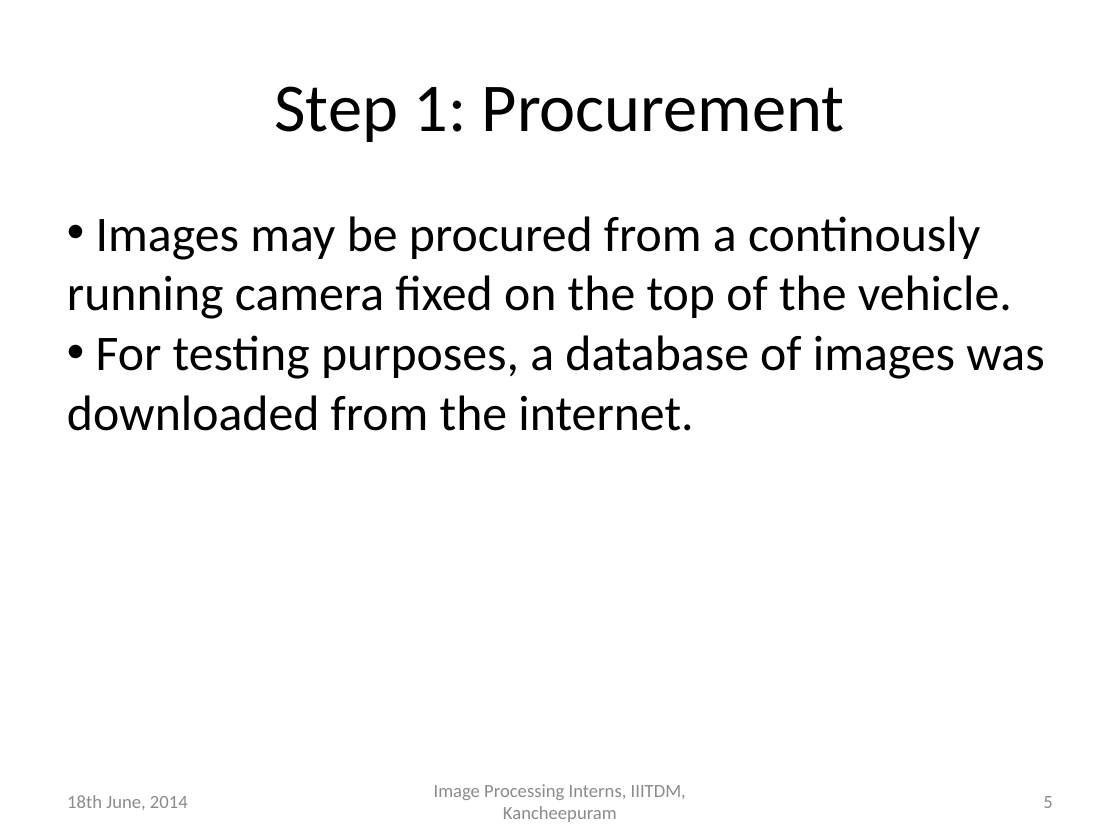
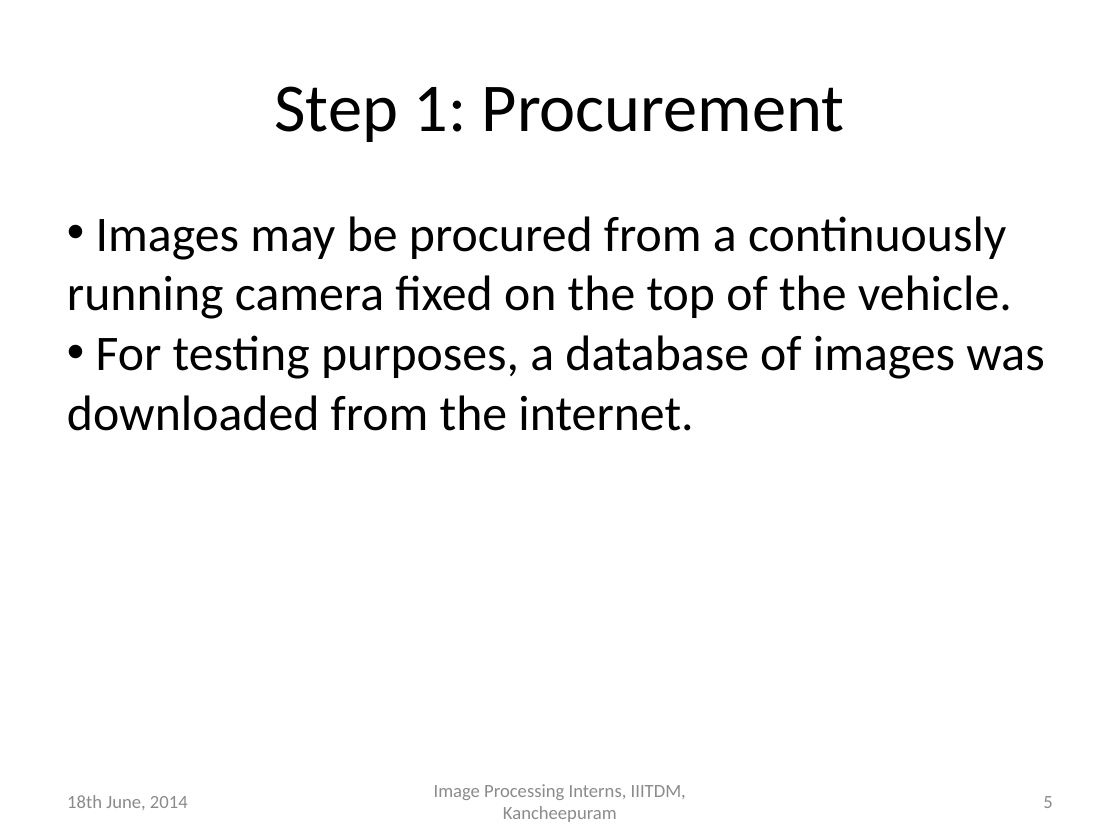
Before and after one commit to defuchocolate/traffic-sign-recog, a slide deck: slide 5 of Presentation1.pptx. Drawn at 1120x840 pixels with LibreOffice and Linux fonts; fonts in the diff are those of the drawing. Boxes give left, top, right and bottom in pixels: in the first picture for what was removed or moved away, otherwise in the second. Text is boxed around its words. In the diff, an @@ line names an element or a change of style, - is before the commit and + after.

Commit message:
Edited the presentation. Almost completed presentation.
Tested the shape recognising module with a blob extracted from a real
image, but that did not work. Will have to work on it more.

```diff
--- a/Presentation1.pptx
+++ b/Presentation1.pptx
@@ text at <box>67,216,1012,319</box>: text changed @@
-• Images may be procured from a continously running camera fixed on the top of the vehicle.
+• Images may be procured from a continuously running camera fixed on the top of the vehicle.
```
Also in this commit, not shown: 7 other slides changed, 11 slides added, 15 other files.
